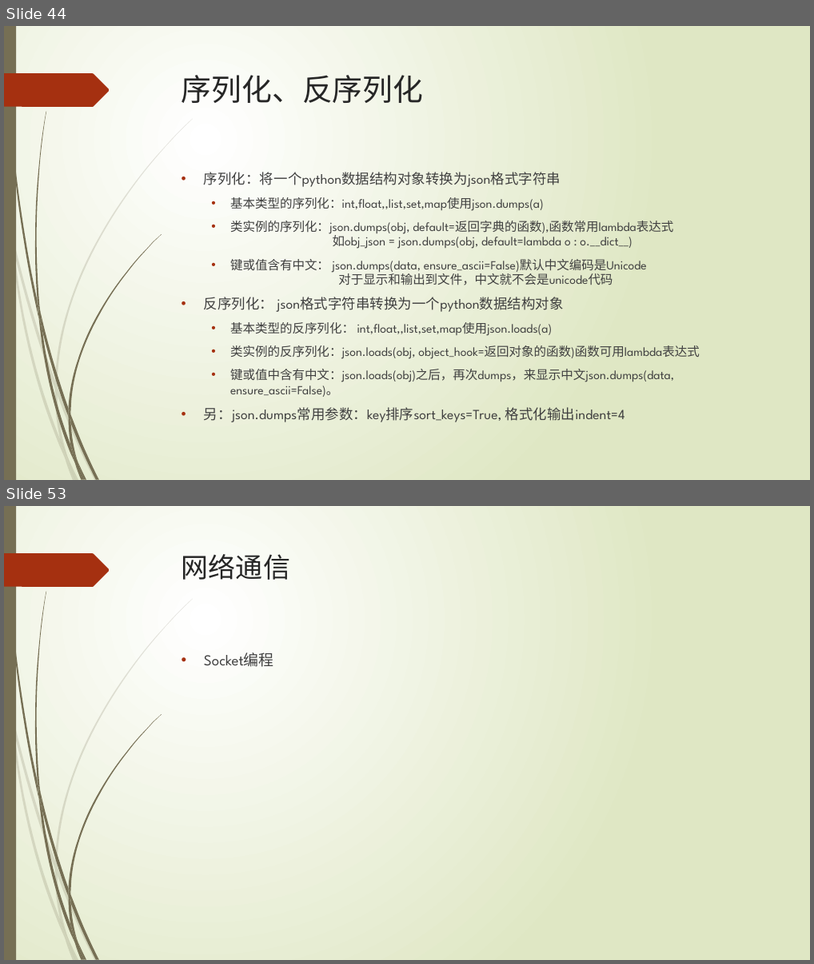
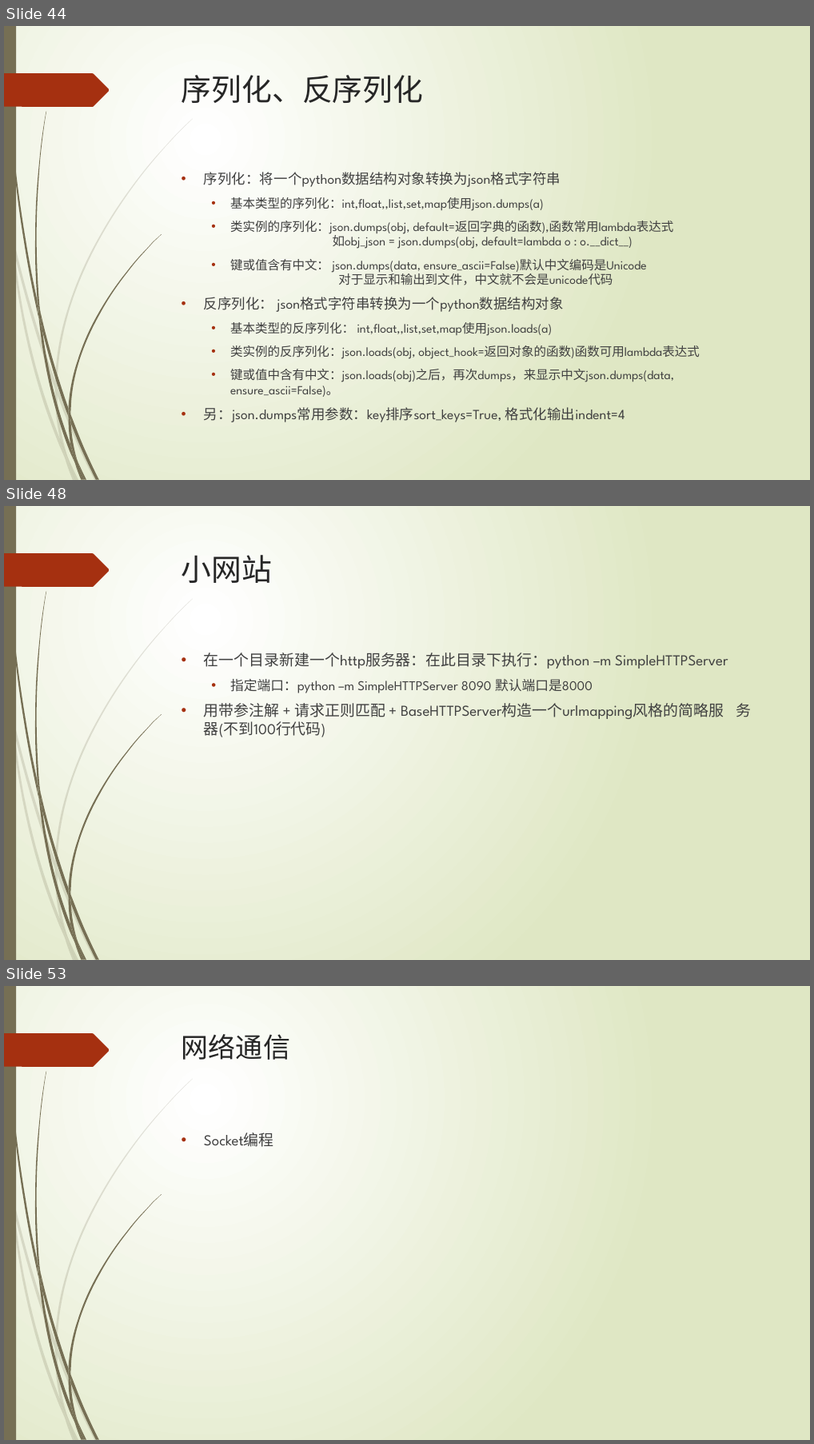
Before and after one commit to lspgithublxh/document, a slide deck: 编程语言/python/Python基础入门知识分享.pptx. Shown one above the other, each under a label of ours: slides 44 and 53 before the commit, slides 44, 48 and 53 after it; the slides between them are not shown. The pictures are 814x964 and 814x1444 pixels, drawn with LibreOffice and Linux fonts; fonts in the diff are those of the drawing. Boxes give left, top, right and bottom in pixels: in the first picture for what was removed or moved away, otherwise in the second. Text is boxed around its words. In the diff, an @@ line names an element or a change of style, - is before the commit and + after.

```diff
--- a/编程语言/python/Python基础入门知识分享.pptx
+++ b/编程语言/python/Python基础入门知识分享.pptx
@@ slide 48 added at box(4, 506, 810, 960), background gradient #FFFFFF to #DFE8C4; not listed: 24 template elements that a slide beside it also shows @@
@@ title added at box(182, 555, 272, 583), 36 pt, text #262626 @@
+小网站
@@ text added at box(204, 652, 751, 737), 18 pt, text #404040 @@
+• 在一个目录新建一个http服务器：在此目录下执行：python –m SimpleHTTPServer
+  • 指定端口：python –m SimpleHTTPServer 8090 默认端口是8000
+• 用带参注解 + 请求正则匹配 + BaseHTTPServer构造一个urlmapping风格的简略服 务器(不到100行代码)
```
Also in this commit, not shown: 9 slides changed, 1 slide removed, 2 other files.
